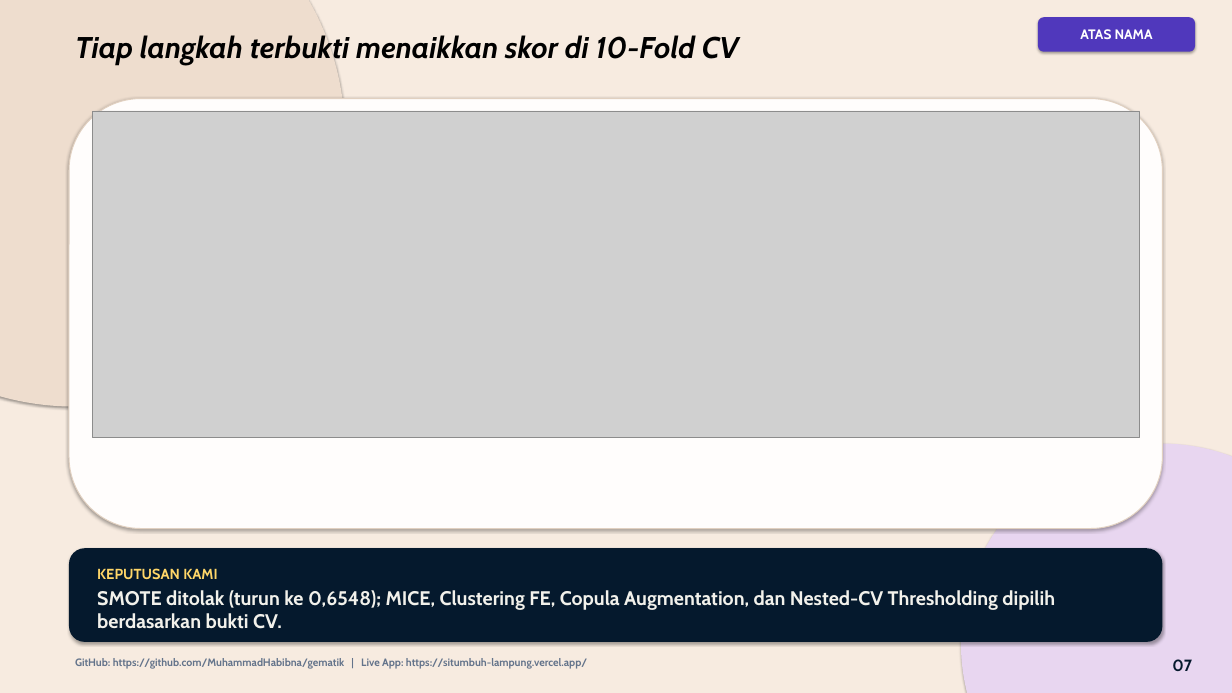
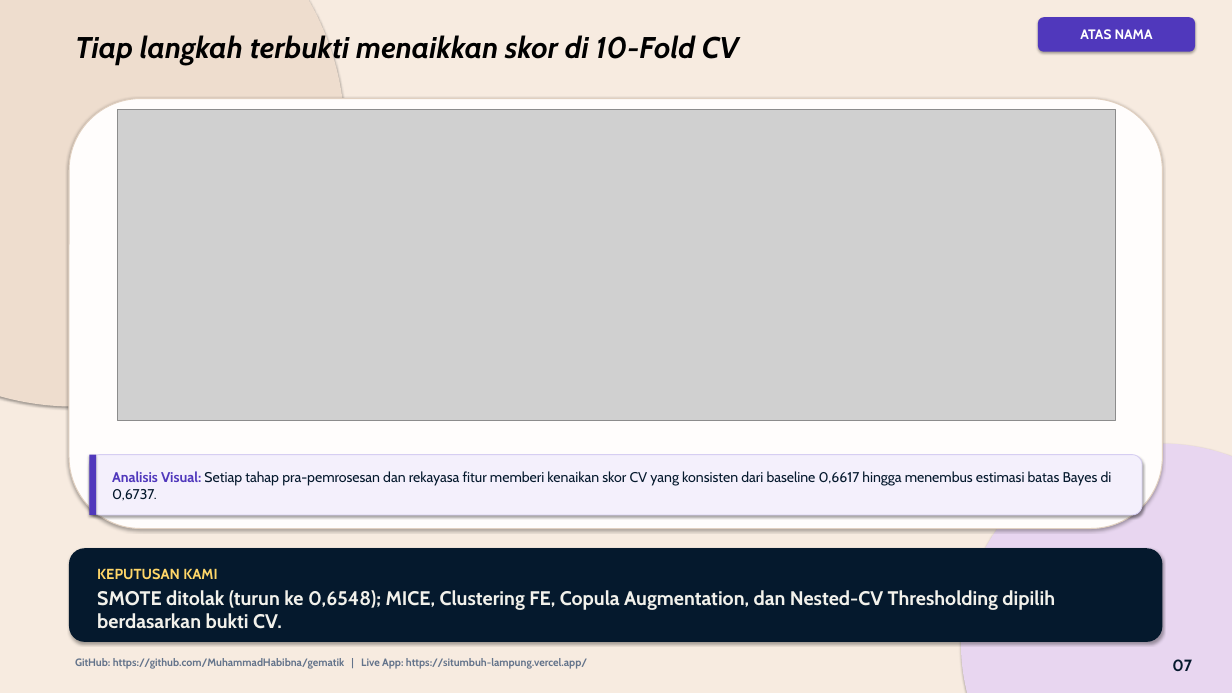
Before and after one commit to MuhammadHabibna/gematik, a slide deck: slide 7 of HASIL_PENELITIAN_ATAS_NAMA/Atas_Nama_Presentasi_Final.pptx. Drawn at 1232x693 pixels with LibreOffice and Linux fonts; fonts in the diff are those of the drawing; grey boxes stand for pictures. Boxes give left, top, right and bottom in pixels: in the first picture for what was removed or moved away, otherwise in the second. Text is boxed around its words. In the diff, an @@ line names an element or a change of style, - is before the commit and + after.

Commit message:
Add 1-sentence Analisis Visual box under every chart in PPTX

```diff
--- a/HASIL_PENELITIAN_ATAS_NAMA/Atas_Nama_Presentasi_Final.pptx
+++ b/HASIL_PENELITIAN_ATAS_NAMA/Atas_Nama_Presentasi_Final.pptx
@@ picture resized from (x1=92, y1=111, x2=1140, y2=437) to (x1=117, y1=110, x2=1115, y2=421) @@
@@ rounded rectangle added at (x1=89, y1=455, x2=1142, y2=515), fill #F4F0FC, outline #D6CEF2 1 pt @@
@@ rectangle added at (x1=89, y1=455, x2=96, y2=515), fill #5038BC @@
@@ text added at (x1=112, y1=471, x2=1112, y2=501), 16.5 pt, text #05192D @@
+Analisis Visual: Setiap tahap pra-pemrosesan dan rekayasa fitur memberi kenaikan skor CV yang konsisten dari baseline 0,6617 hingga menembus estimasi batas Bayes di 0,6737.
```
Also in this commit, not shown: 7 other slides changed.
